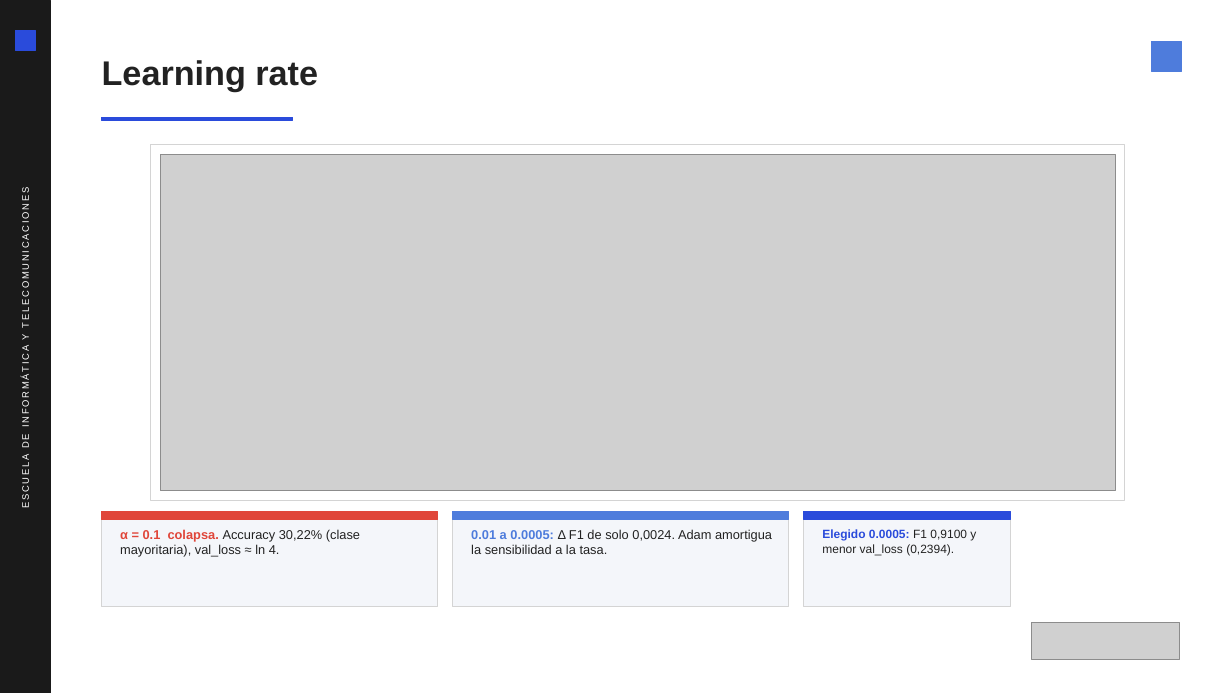
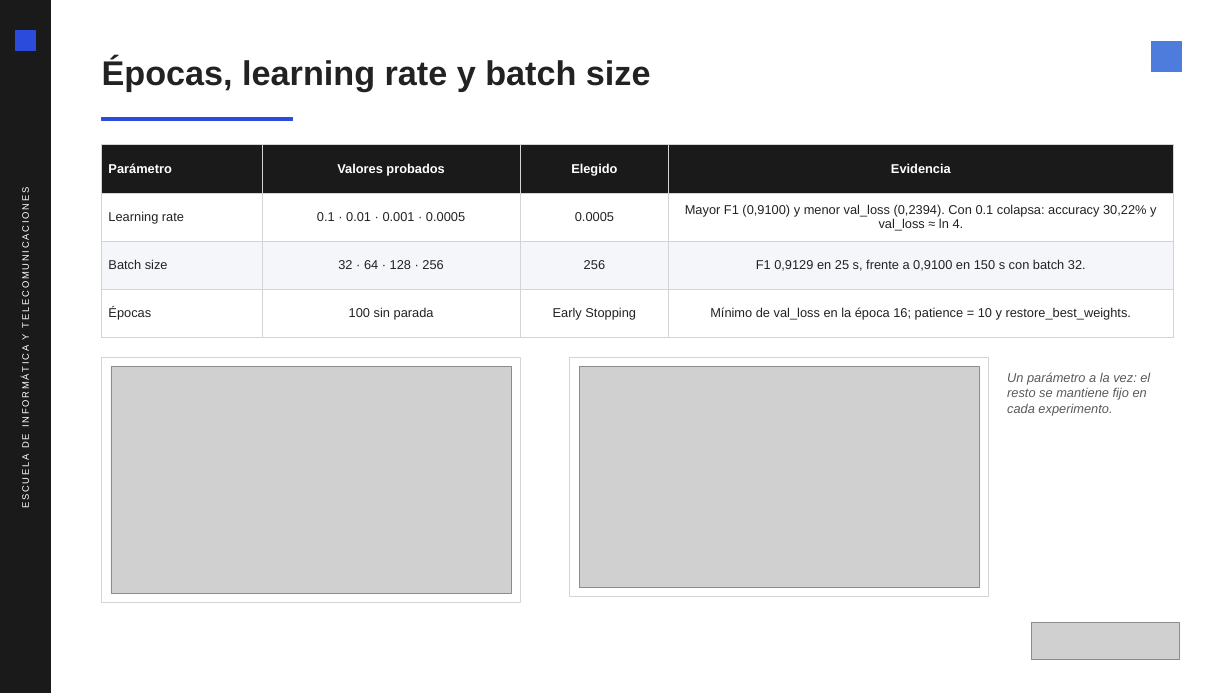
Before and after one commit to Nicolas-Salas/deep-learning-ep1, a slide deck: slide 5 of docs/presentacion/Presentacion_EP1_Deep_Learning.pptx (slide 10 before the commit). Drawn at 1232x693 pixels with LibreOffice and Linux fonts; fonts in the diff are those of the drawing; grey boxes stand for pictures. Boxes give left, top, right and bottom in pixels: in the first picture for what was removed or moved away, otherwise in the second. Text is boxed around its words. In the diff, an @@ line names an element or a change of style, - is before the commit and + after.

```diff
--- a/docs/presentacion/Presentacion_EP1_Deep_Learning.pptx
+++ b/docs/presentacion/Presentacion_EP1_Deep_Learning.pptx
@@ text at box(102, 58, 651, 92): text changed @@
-Learning rate
+Épocas, learning rate y batch size
@@ table added at box(102, 145, 1173, 324), 4 rows, 4 columns @@
+Parámetro | Valores probados | Elegido | Evidencia
+Learning rate | 0.1 · 0.01 · 0.001 · 0.0005 | 0.0005 | Mayor F1 (0,9100) y menor val_loss (0,2394). Con 0.1 colapsa: accuracy 30,22% y val_loss ≈ ln 4.
+Batch size | 32 · 64 · 128 · 256 | 256 | F1 0,9129 en 25 s, frente a 0,9100 en 150 s con batch 32.
+Épocas | 100 sin parada | Early Stopping | Mínimo de val_loss en la época 16; patience = 10 y restore_best_weights.
@@ rectangle removed at box(151, 145, 1124, 500) @@
@@ picture removed at box(160, 154, 1115, 491) @@
@@ rectangle added at box(102, 357, 521, 602), fill #FFFFFF, outline #D4D4D4 1 pt @@
@@ rectangle: place and size @@
-rectangle at box(102, 511, 437, 520)
+rectangle at box(570, 357, 989, 596)
@@ rectangle at box(570, 357, 989, 596): fill #E0463A to #FFFFFF; outline #E0463A 1 pt to #D4D4D4 1 pt @@
@@ picture added at box(111, 367, 511, 593) @@
@@ picture added at box(579, 367, 979, 587) @@
@@ text added at box(1007, 372, 1150, 416), 15 pt, text #5A5A5A, italic @@
+Un parámetro a la vez: el resto se mantiene fijo en cada experimento.
@@ rectangle removed at box(102, 511, 437, 607) @@
@@ text removed at box(120, 529, 360, 557) @@
-α = 0.1 colapsa. Accuracy 30,22% (clase mayoritaria), val_loss ≈ ln 4.
@@ rectangle removed at box(453, 511, 788, 607) @@
@@ rectangle removed at box(453, 511, 788, 520) @@
@@ text removed at box(471, 529, 772, 554) @@
-0.01 a 0.0005: Δ F1 de solo 0,0024. Adam amortigua la sensibilidad a la tasa.
@@ rectangle removed at box(804, 511, 1010, 607) @@
@@ rectangle removed at box(804, 511, 1010, 520) @@
@@ text removed at box(822, 529, 976, 555) @@
-Elegido 0.0005: F1 0,9100 y menor val_loss (0,2394).
```
Also in this commit, not shown: 3 other slides changed, 1 slide added, 10 slides removed, 1 other file.
